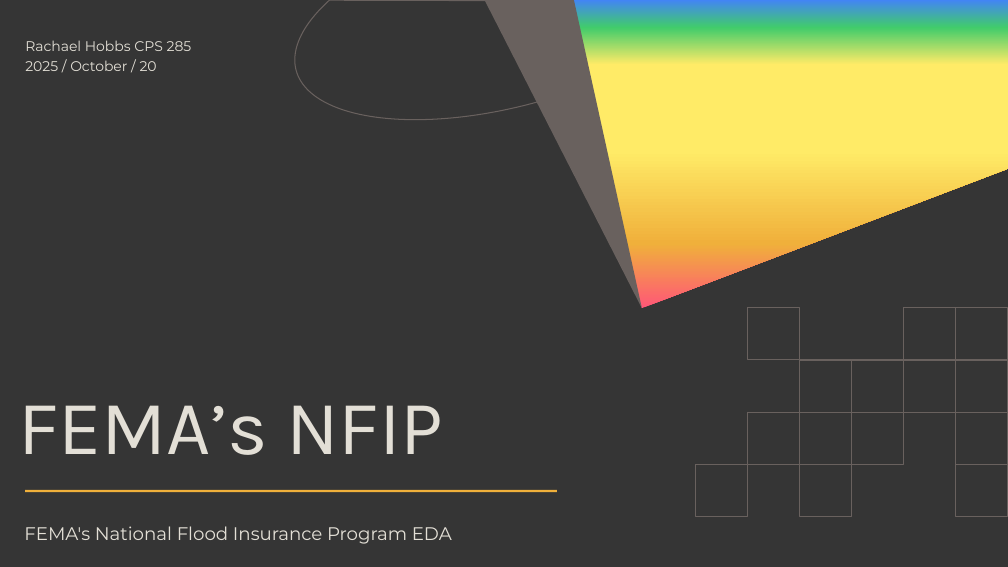
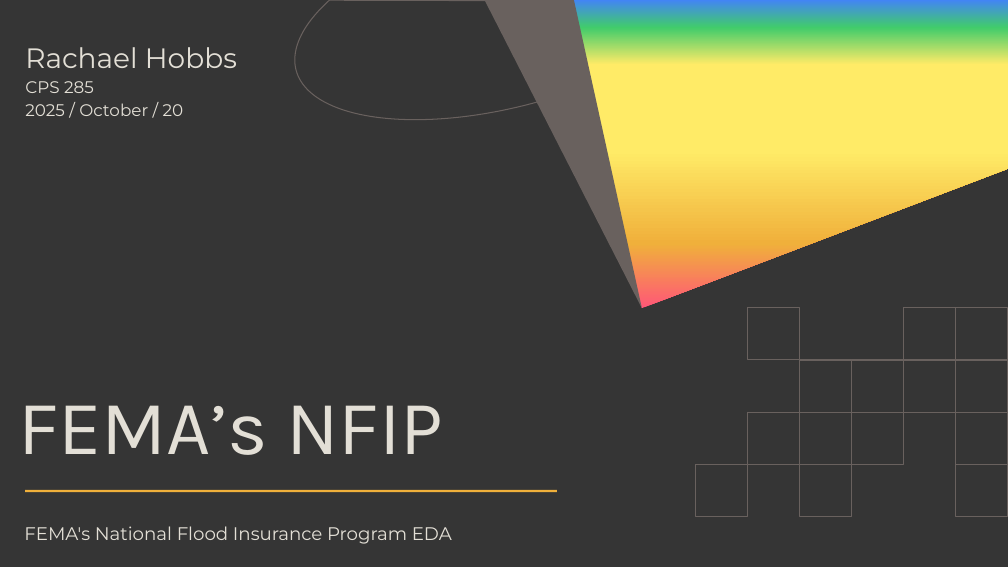
Before and after one commit to Lovjoy/FEMA_NFIP_Flood_Policies_Project, a slide deck: slide 1 of HobbsFEMA-NFIP-Flood-Proposal.pptx. Drawn at 1008x567 pixels with LibreOffice and Linux fonts; fonts in the diff are those of the drawing. Boxes give left, top, right and bottom in pixels: in the first picture for what was removed or moved away, otherwise in the second. Text is boxed around its words. In the diff, an @@ line names an element or a change of style, - is before the commit and + after.

```diff
--- a/HobbsFEMA-NFIP-Flood-Proposal.pptx
+++ b/HobbsFEMA-NFIP-Flood-Proposal.pptx
@@ subtitle at (25, 47, 237, 93): text changed; size 10 to 20 pt @@
-Rachael Hobbs CPS 285
+Rachael Hobbs
+CPS 285
@@ subtitle at (25, 103, 184, 116): size 10 to 12 pt in "2025 / October / 20" @@
```
Also in this commit, not shown: 5 other slides changed.
